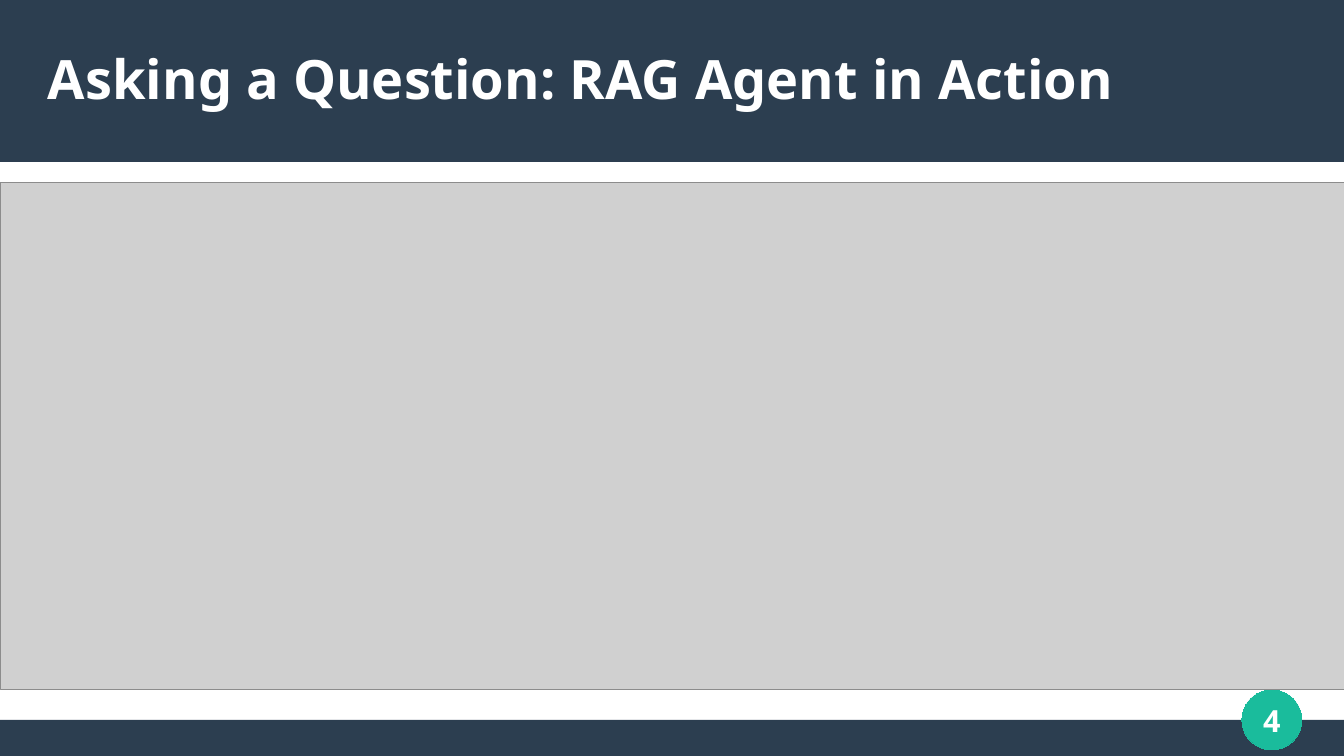
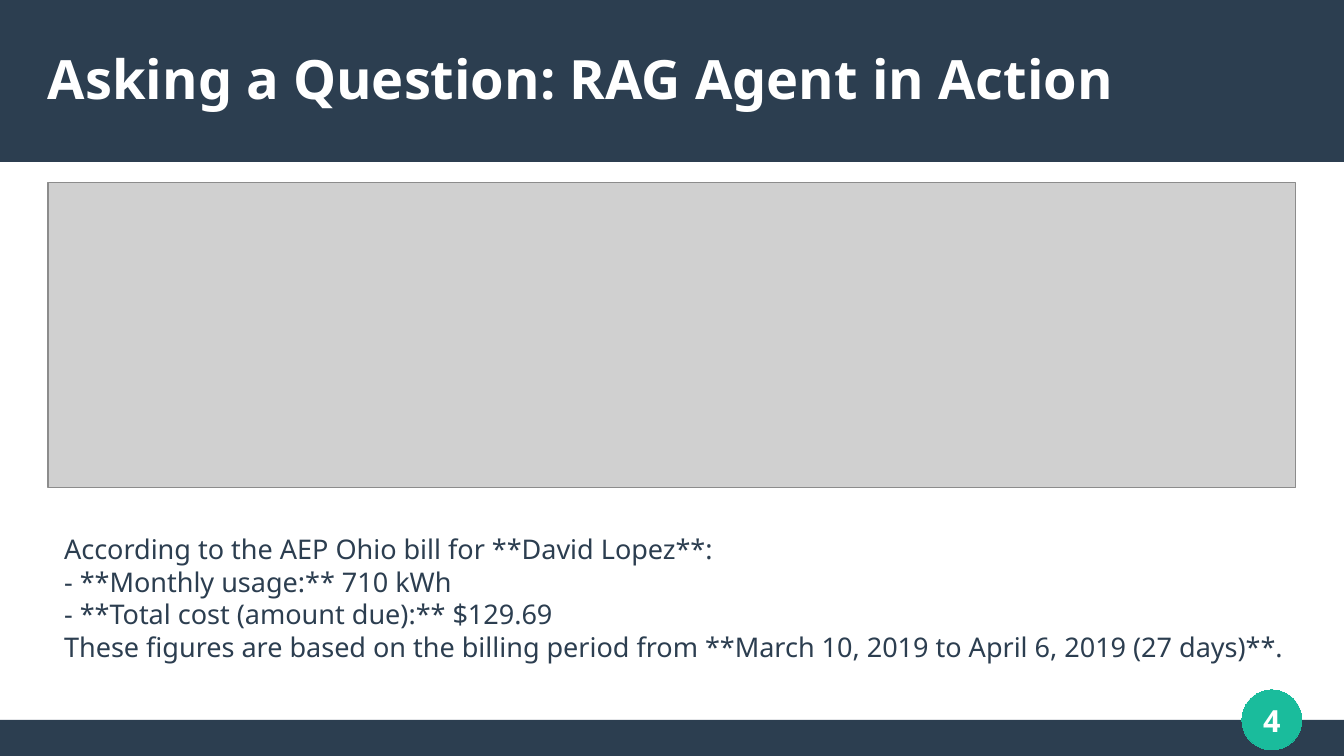
Before and after one commit to raalrwai/Multi-Agent-RAG-Utility-App, a slide deck: slide 4 of RAG_Slides.odp. Drawn at 1344x756 pixels with LibreOffice and Linux fonts; fonts in the diff are those of the drawing; grey boxes stand for pictures. Boxes give left, top, right and bottom in pixels: in the first picture for what was removed or moved away, otherwise in the second. Text is boxed around its words. In the diff, an @@ line names an element or a change of style, - is before the commit and + after.

```diff
--- a/RAG_Slides.odp
+++ b/RAG_Slides.odp
@@ picture: place and size @@
-picture at bbox=[1, 183, 1344, 690]
+picture at bbox=[48, 183, 1296, 488]
@@ text added at bbox=[64, 538, 1283, 664], 16 pt, text #2C3E50 @@
+According to the AEP Ohio bill for **David Lopez**:
+- **Monthly usage:** 710 kWh
+- **Total cost (amount due):** $129.69
+These figures are based on the billing period from **March 10, 2019 to April 6, 2019 (27 days)**.
```
Also in this commit, not shown: 2 other slides changed, 1 slide added.
